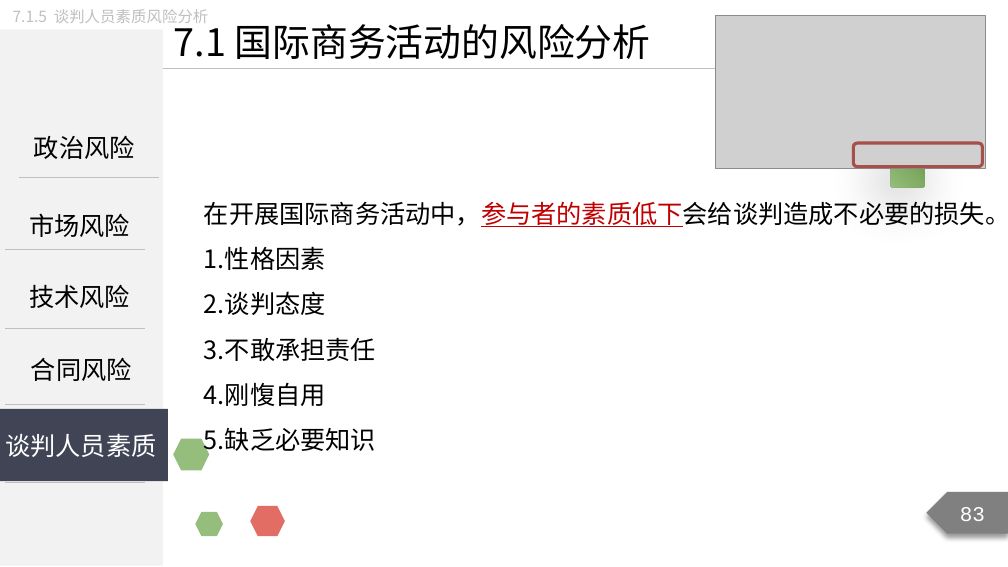
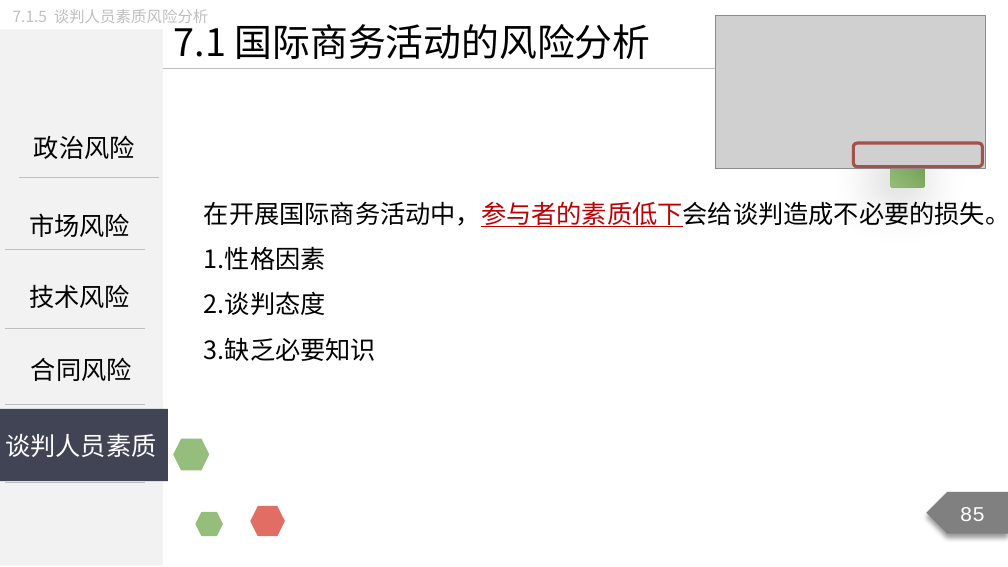
Before and after one commit to Call-me-zhy/tangtang, a slide deck: slide 85 of 3 国际商务谈判/课件/国际商务谈判精讲9.pptx (slide 83 before the commit). Drawn at 1008x567 pixels with LibreOffice and Linux fonts; fonts in the diff are those of the drawing; grey boxes stand for pictures. Boxes give left, top, right and bottom in pixels: in the first picture for what was removed or moved away, otherwise in the second. Text is boxed around its words. In the diff, an @@ line names an element or a change of style, - is before the commit and + after.

```diff
--- a/3 国际商务谈判/课件/国际商务谈判精讲9.pptx
+++ b/3 国际商务谈判/课件/国际商务谈判精讲9.pptx
@@ text at (x1=204, y1=337, x2=376, y2=361): text changed @@
-3.不敢承担责任
-4.刚愎自用
-5.缺乏必要知识
+3.缺乏必要知识
@@ page number at (x1=960, y1=507, x2=985, y2=521): text changed @@
-83
+85
```
Also in this commit, not shown: 49 other slides changed, 3 slides added, 1 slide removed, 11 other files.
